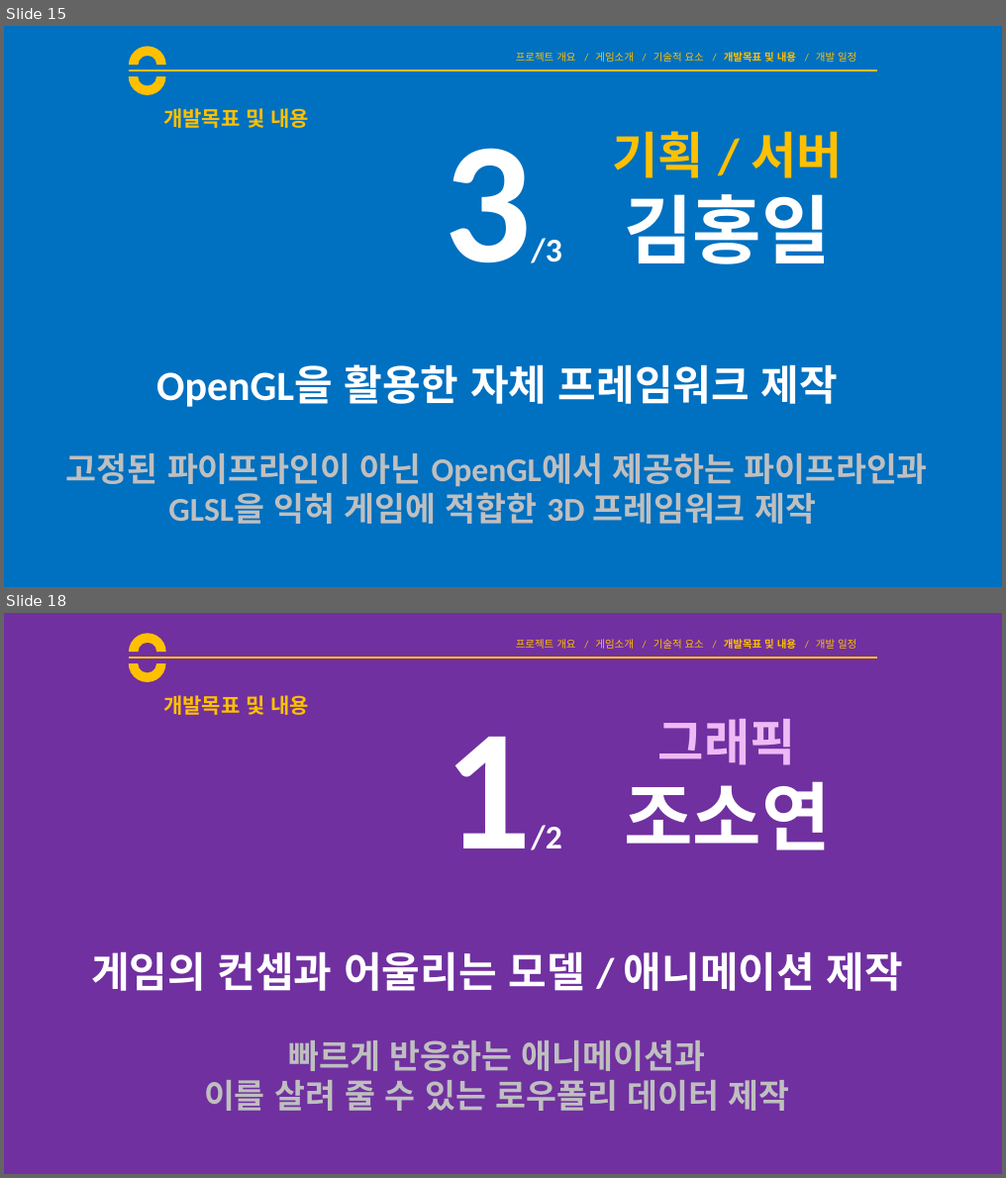
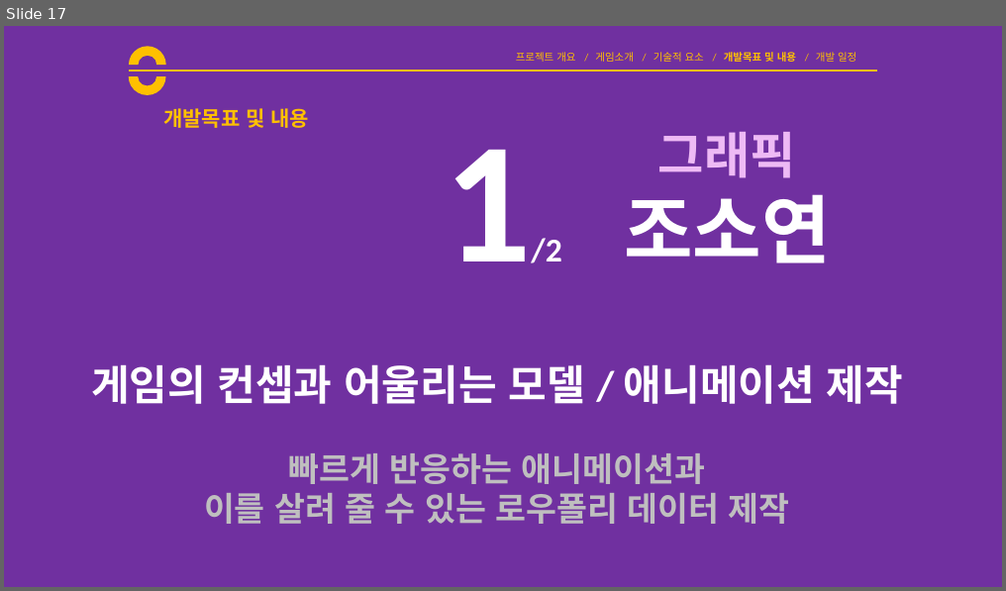
Before and after one commit to goddun/Report, a slide deck: BossLocker_김홍일_양태윤_조소연.pptx. Shown one above the other, each under a label of ours: slides 15 and 18 before the commit, slide 17 after it; the slides between them are not shown. The pictures are 1006x1178 and 1006x591 pixels, drawn with LibreOffice and Linux fonts; fonts in the diff are those of the drawing. Boxes give left, top, right and bottom in pixels: in the first picture for what was removed or moved away, otherwise in the second. Text is boxed around its words. In the diff, an @@ line names an element or a change of style, - is before the commit and + after.

```diff
--- a/BossLocker_김홍일_양태윤_조소연.pptx
+++ b/BossLocker_김홍일_양태윤_조소연.pptx
@@ slide 15 removed at bbox=[4, 26, 1002, 587], background #FFFFFF @@
@@ rectangle removed at bbox=[4, 26, 1002, 587] @@
@@ arch (boxed as its full ring) removed at bbox=[129, 46, 166, 83] @@
@@ text removed at bbox=[516, 52, 856, 62] @@
-프로젝트 개요 / 게임소개 / 기술적 요소 / 개발목표 및 내용 / 개발 일정
@@ line removed from (129, 71) to (877, 71) @@
@@ arch (boxed as its full ring) removed at bbox=[129, 59, 165, 95] @@
@@ title removed at bbox=[163, 108, 309, 128] @@
-개발목표 및 내용
@@ text removed at bbox=[612, 131, 843, 178] @@
-기획 / 서버
-김홍일
@@ text removed at bbox=[444, 148, 561, 264] @@
-3/3
@@ text removed at bbox=[66, 365, 927, 524] @@
-OpenGL을 활용한 자체 프레임워크 제작
-고정된 파이프라인이 아닌 OpenGL에서 제공하는 파이프라인과 GLSL을 익혀 게임에 적합한 3D 프레임워크 제작
@@ what was slide 18 is now slide 17 @@
```
Also in this commit, not shown: 8 slides changed, 2 other files.
